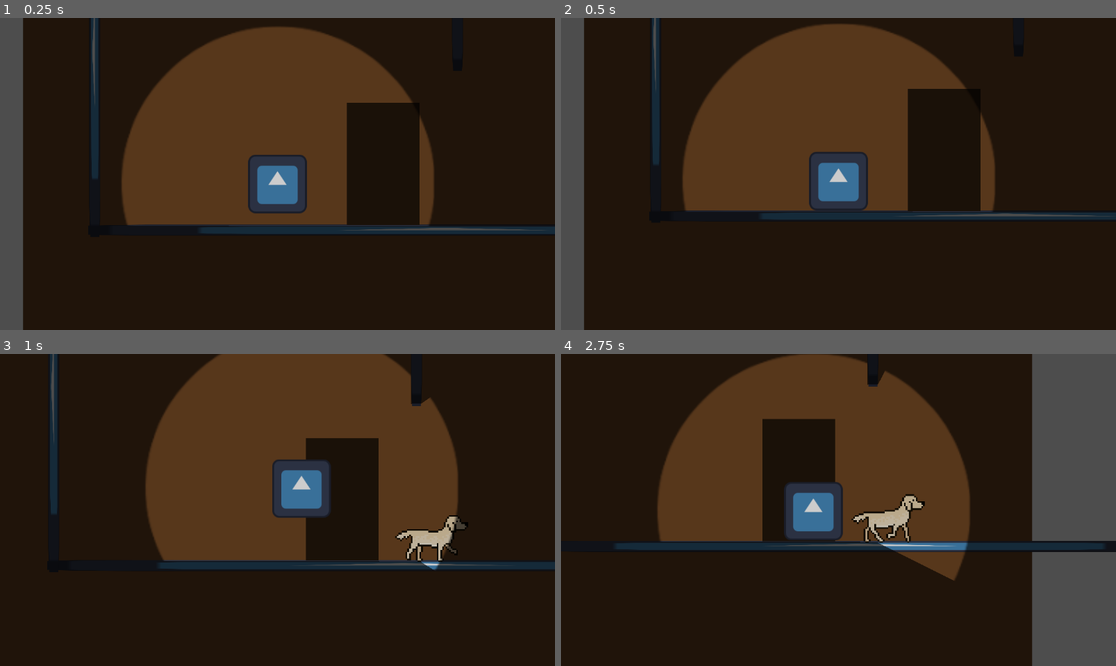
Above: before the commit, frames 1-4 (two rows, left to right).
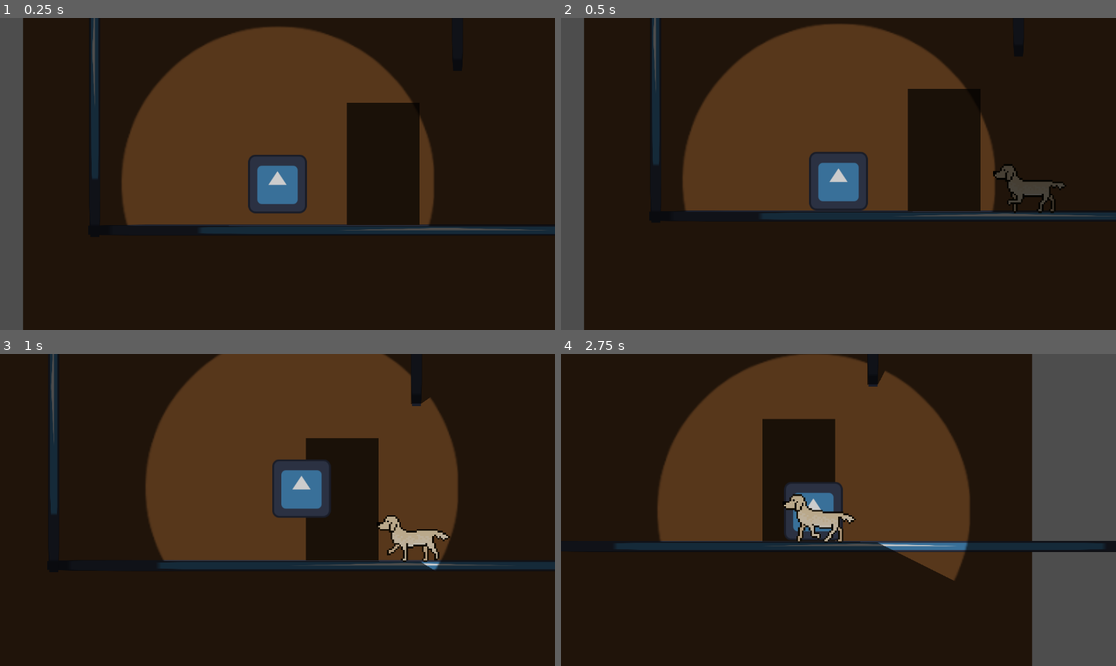
Above: after the commit, the same moments.

Repository: DragonEyeGames/Christmas-Rush
Game: Godot game, scene res://main.tscn
The game is run twice, just before and just after one commit, with the same random seed, the same clock (stepped at 60 frames per second) and the same inputs. The engine's default icon, where the game draws it, is replaced by a stand-in: a white triangle on a blue panel in a dark square.
Inputs (mouse positions are in pixels of both pictures, inside the frame that each line leads up to):
- Up to frame 1 (0.25 s): no input
- Up to frame 2 (0.5 s): no input
- Up to frame 3 (1 s): tap Enter (ui_accept) at 0.5 s; move the mouse to (399, 494) at 0.52 s; press the mouse at (399, 494) at 0.53 s; hold Right (ui_right) from 0.53 s (still down); tap W (Jump) at 0.77 s
- Up to frame 4 (2.75 s): move the mouse to (727, 525) at 1.27 s; release the mouse at (727, 525) at 1.28 s; tap Shift (Sprint) at 1.35 s; tap W (Jump) at 1.52 s; move the mouse to (894, 441) at 2.02 s; release Right (ui_right) at 2.03 s; hold Left (ui_left) from 2.03 s (still down); tap Alt at 2.1 s

Frame 1 is identical in both runs. In frame 2, 0.7% of the frame differs, in the area x 77-91%, y 46-63%; in frame 3, 1.0%; in frame 4, 1.8%, in the area x 39-66%, y 44-61%.

Commit message:
Dog patrolling
the dog can now patrol

Diff:
--- a/dog.gd
+++ b/dog.gd
@@ -1,9 +1,49 @@
 extends CharacterBody2D
 
+var movementBounds = 500.0;
+var startingX = 0.0;
+var patrolDirection=-1
 
-const SPEED = 300.0
-const JUMP_VELOCITY = -400.0
+@export var speed:=1.0
 
+var sprite: AnimatedSprite2D
+
+enum state {
+	IDLE,
+	SITTING,
+	WALKING,
+	PATROLLING
+}
+
+var currentState: state = state.PATROLLING
+
+func _ready() -> void:
+	startingX=position.x
+	sprite=$Sprite
+
+func _process(_delta: float) -> void:
+	print(state)
+	match currentState:
+		state.IDLE:
+			pass
+		state.SITTING:
+			pass
+		state.WALKING:
+			pass
+		state.PATROLLING:
+			print("neyroom")
+			if(patrolDirection<0):
+				if(startingX-movementBounds < position.x):
+					position.x-=speed
+					sprite.flip_h=true
+				else:
+					patrolDirection*=-1
+			else:
+				if(startingX+movementBounds > position.x):
+					position.x+=speed
+					sprite.flip_h=false
+				else:
+					patrolDirection*=-1
 
 func _physics_process(delta: float) -> void:
 	# Add the gravity.
@@ -16,10 +56,5 @@
 
 	# Get the input direction and handle the movement/deceleration.
 	# As good practice, you should replace UI actions with custom gameplay actions.
-	var direction := 0.0#Input.get_axis("ui_left", "ui_right")
-	if direction:
-		velocity.x = direction * SPEED
-	else:
-		velocity.x = move_toward(velocity.x, 0, SPEED)
 
 	move_and_slide()
--- a/dog.tscn
+++ b/dog.tscn
@@ -93,6 +93,7 @@
 }]
 
 [node name="Enemy" type="CharacterBody2D"]
+z_index = 3
 collision_layer = 0
 script = ExtResource("1_ngebd")
 
@@ -108,7 +109,7 @@
 rotation = 1.5707964
 shape = SubResource("CapsuleShape2D_lquwl")
 
-[node name="AnimatedSprite2D" type="AnimatedSprite2D" parent="."]
+[node name="Sprite" type="AnimatedSprite2D" parent="."]
 texture_filter = 1
 scale = Vector2(3.615, 3.615)
 sprite_frames = SubResource("SpriteFrames_yaehf")
